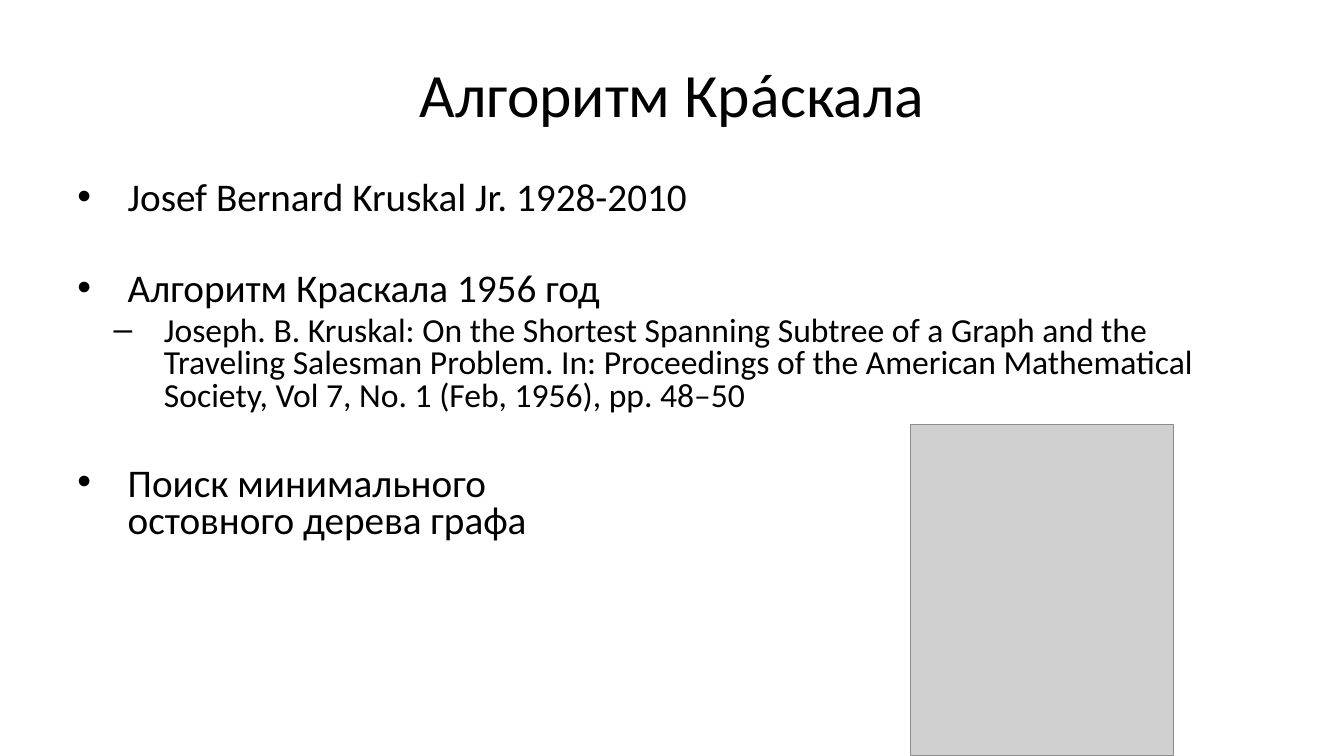
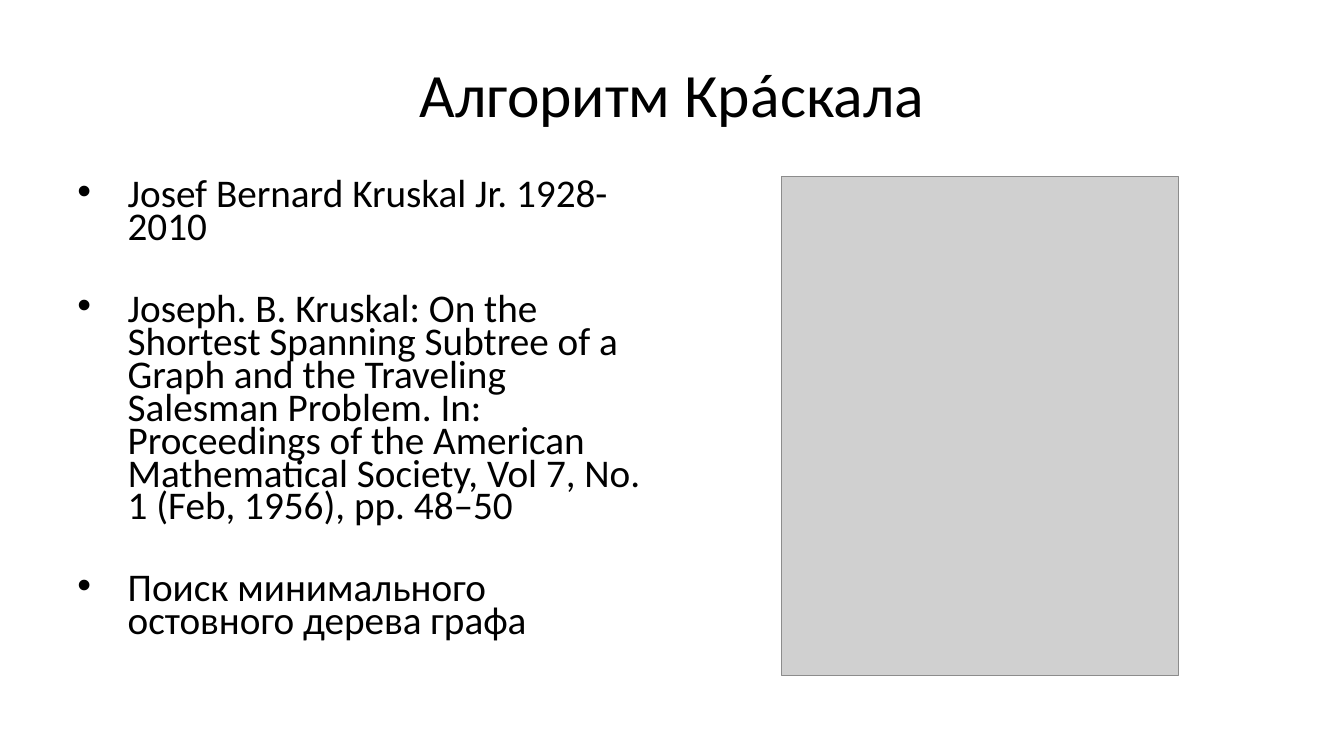
Before and after one commit to Evgueni-Petrov-aka-espetrov/Algorithms-and-Programming-in-C-pptx, a slide deck: slide 14 of 16 Обходы и каркасы графа.pptx (slide 18 before the commit). Drawn at 1344x756 pixels with LibreOffice and Linux fonts; fonts in the diff are those of the drawing; grey boxes stand for pictures. Boxes give left, top, right and bottom in pixels: in the first picture for what was removed or moved away, otherwise in the second. Text is boxed around its words. In the diff, an @@ line names an element or a change of style, - is before the commit and + after.

```diff
--- a/16 Обходы и каркасы графа.pptx
+++ b/16 Обходы и каркасы графа.pptx
@@ text "Josef Bernard Kruskal Jr. 1928-2010" at (128, 179, 640, 641): size 24 to 28 pt in "Joseph. B. Kruskal: On the Shortest Spanning ..."; line spacing 0.8 to 0.7; bullet – to •; list level 2 to 1 in "Joseph. B. Kruskal: On the ..." @@
@@ picture: place and size @@
-picture at (910, 424, 1174, 756)
+picture at (782, 176, 1179, 676)
@@ text at (128, 275, 600, 309): paragraph removed @@
-• Алгоритм Краскала 1956 год
```
Also in this commit, not shown: 17 other slides changed, 12 slides added, 33 slides removed.
